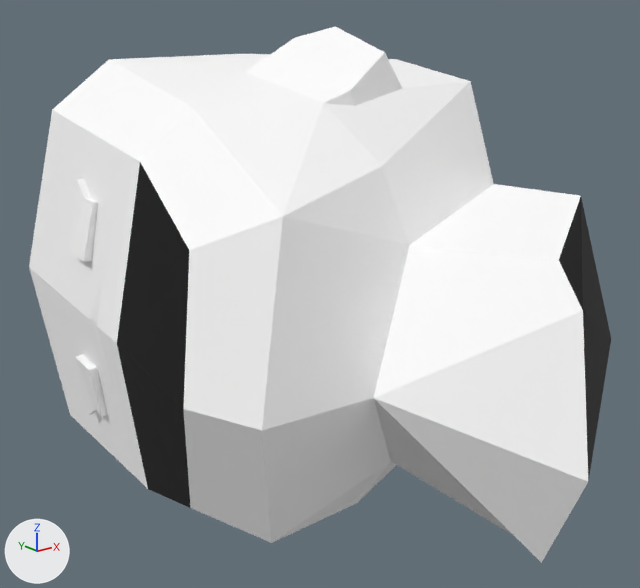
The glTF model client/public/models/parts/modular-fantasy-hero__SK_Chr_Head_Female_01.glb: old version first, new version second.
Camera for both pictures: a 50 mm lens placed at (-28.8, 128.8, 160.2), pointed at (-1.0, 163.6, 146.3). The axes (+X, +Y, +Z) are drawn at lower left. The lights are the same throughout. The picture after the commit comes second. Where no turn or scale is listed for an object, it has been applied to the vertices. Vertices at exactly the same position are counted once.

Script lines for the objects in view, before the commit:
```python
mat_character = bpy.data.materials.new('character')
mat_character.use_nodes = True; mat_character.node_tree.nodes.clear()
_N = mat_character.node_tree.nodes; _L = mat_character.node_tree.links
n0 = _N.new('ShaderNodeBsdfPrincipled'); n0.name = 'Principled BSDF'
n0.inputs[2].default_value = 0.85  # 'Roughness'
n1 = _N.new('ShaderNodeOutputMaterial'); n1.name = 'Material Output'
n2 = _N.new('ShaderNodeVertexColor'); n2.name = 'Color Attribute'
_L.new(n0.outputs[0], n1.inputs[0])  # 'BSDF' to 'Surface'
_L.new(n2.outputs[0], n0.inputs[0])  # 'Color' to 'Base Color'
me_mesh_0 = bpy.data.meshes.new('Mesh_0')
me_mesh_0.from_pydata(...)  # 101 vertices, 184 faces; spans x -13.0..12.3, y 141.5..178.3, z -0.6..25.9
me_mesh_0.materials.append(mat_character)
ob_sk_chr_head_female_01 = bpy.data.objects.new('SK_Chr_Head_Female_01', me_mesh_0)
ob_sk_chr_head_female_01.location = (0.0, 3.27, 133.74)
```
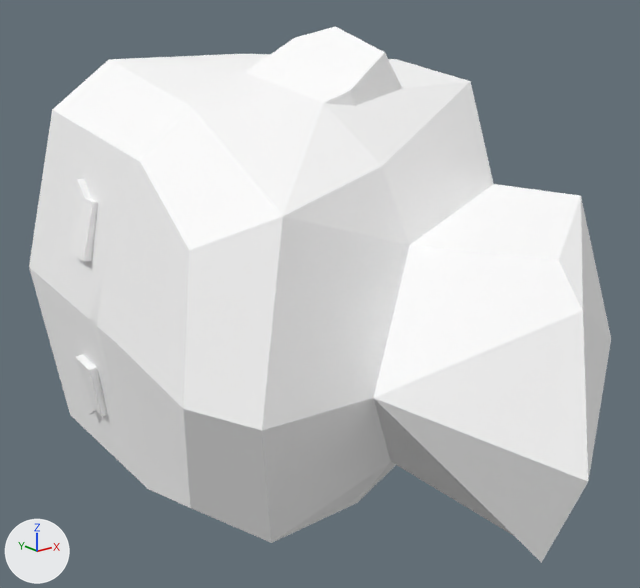
Edits to the bpy script that builds the scene:
```text
Change mat_character:
    where n0 = _N.new('ShaderNodeBsdfPrincipled'); n0.name = 'Principled BSDF'
    add n0.inputs[0].default_value = (1.0, 1.0, 1.0, 1.0)  # 'Base Color', white #ffffff
    remove n2 = _N.new('ShaderNodeVertexColor'); n2.name = 'Color Attribute'
    remove _L.new(n2.outputs[0], n0.inputs[0])  # 'Color' to 'Base Color'
Change me_mesh_0:
    where me_mesh_0.from_pydata(...)  # 101 vertices, 184 faces; spans x -13.0..12.3, y 141.5..178.3, z -0.6..25.9
    used by ob_sk_chr_head_female_01; location = (0.0, 3.27, 133.74)
    me_mesh_0 part 1: vertex colours changed
```

Changed parts and their boxes (x1, y1, x2, y2) in the pictures (640 x 588 px):
'SK_Chr_Head_Female_01', recoloured
    both: (114, 159, 611, 509)
